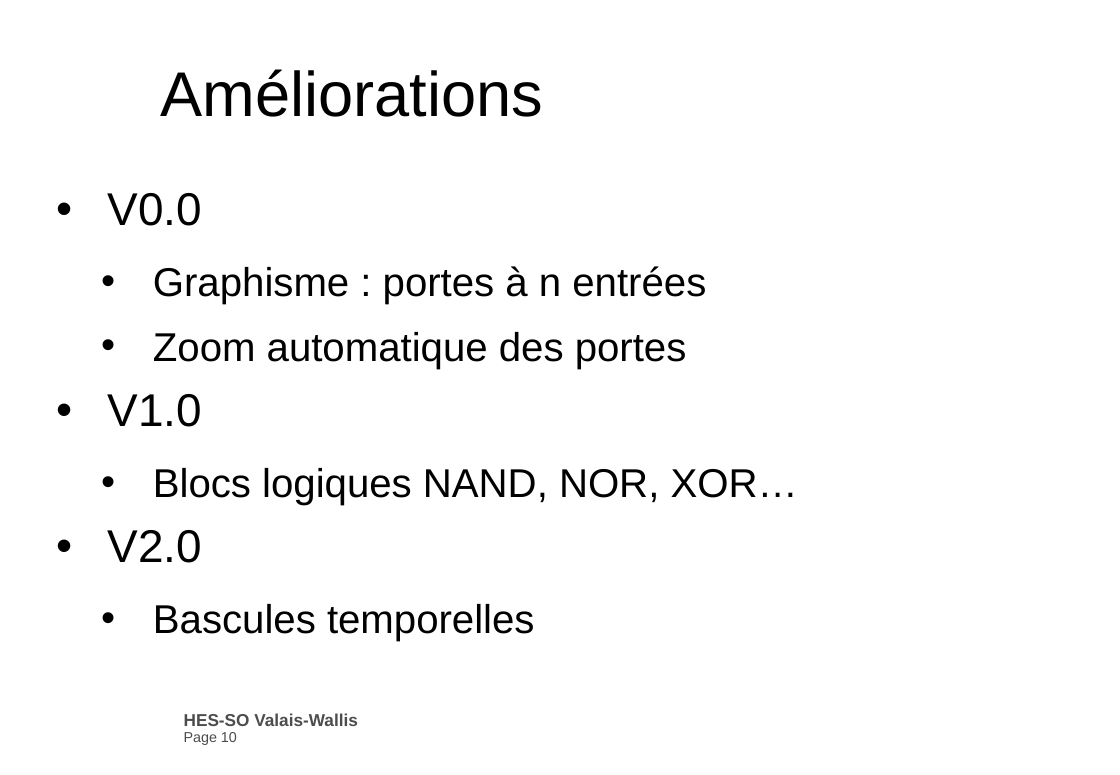
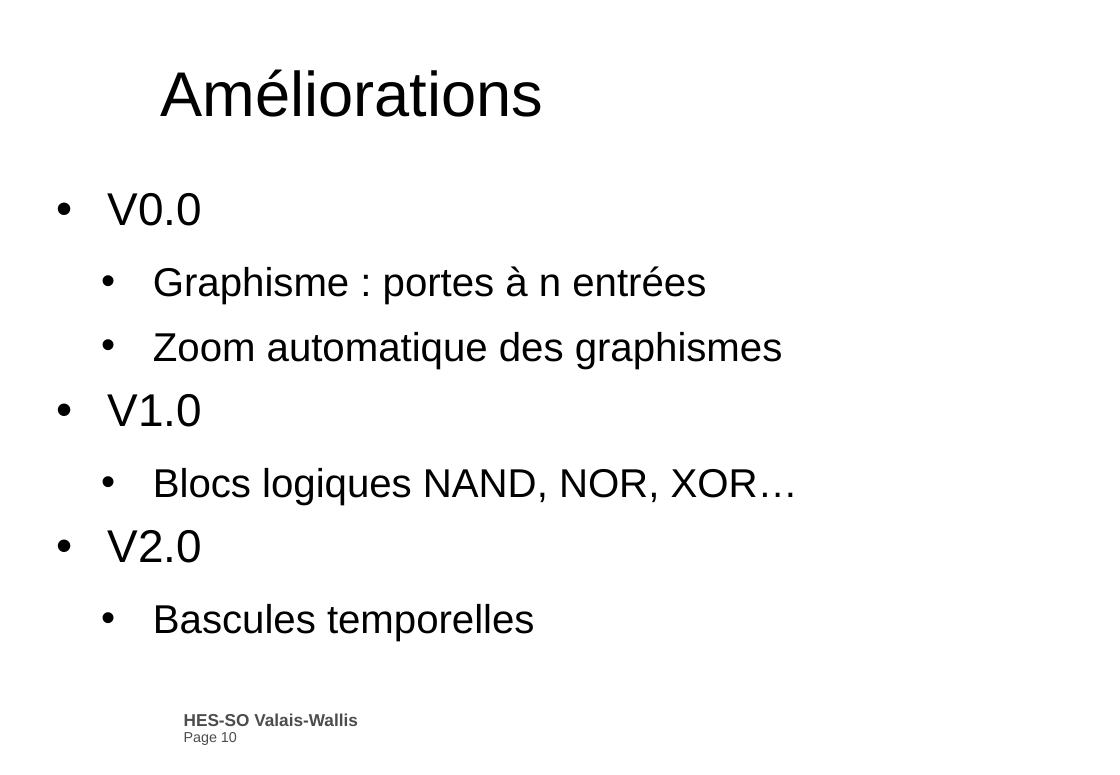
Before and after one commit to selligZeittom/Logic_emulator, a slide deck: slide 10 of DOC/presentationLogicEmulator.pptx. Drawn at 1120x775 pixels with LibreOffice and Linux fonts; fonts in the diff are those of the drawing; background and template pictures are left out. Boxes give left, top, right and bottom in pixels: in the first picture for what was removed or moved away, otherwise in the second. Text is boxed around its words. In the diff, an @@ line names an element or a change of style, - is before the commit and + after.

```diff
--- a/DOC/presentationLogicEmulator.pptx
+++ b/DOC/presentationLogicEmulator.pptx
@@ text at box(153, 332, 783, 369): text changed @@
-  • Zoom automatique des portes
+  • Zoom automatique des graphismes
```
Also in this commit, not shown: 2 other slides changed, 1 other file.
